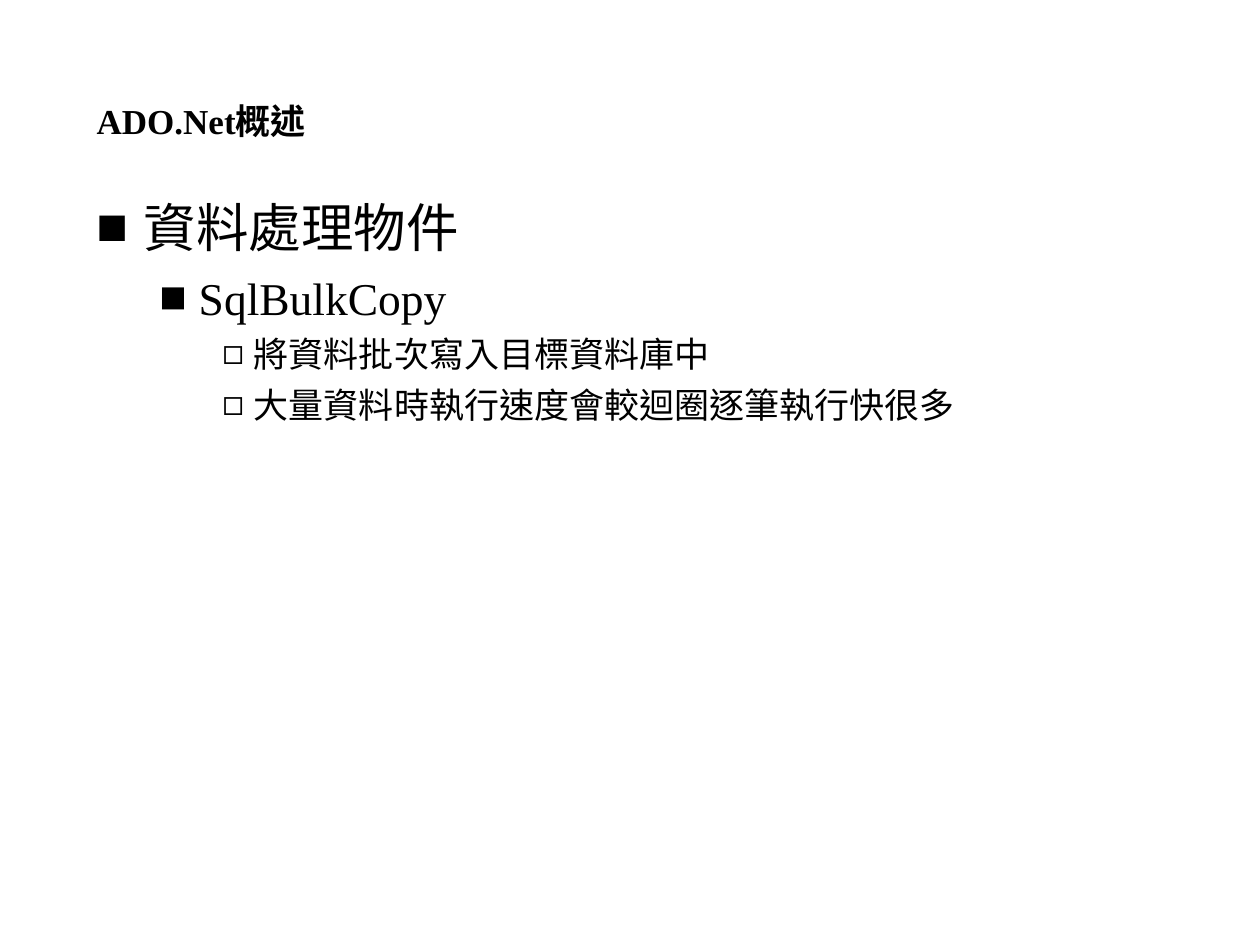
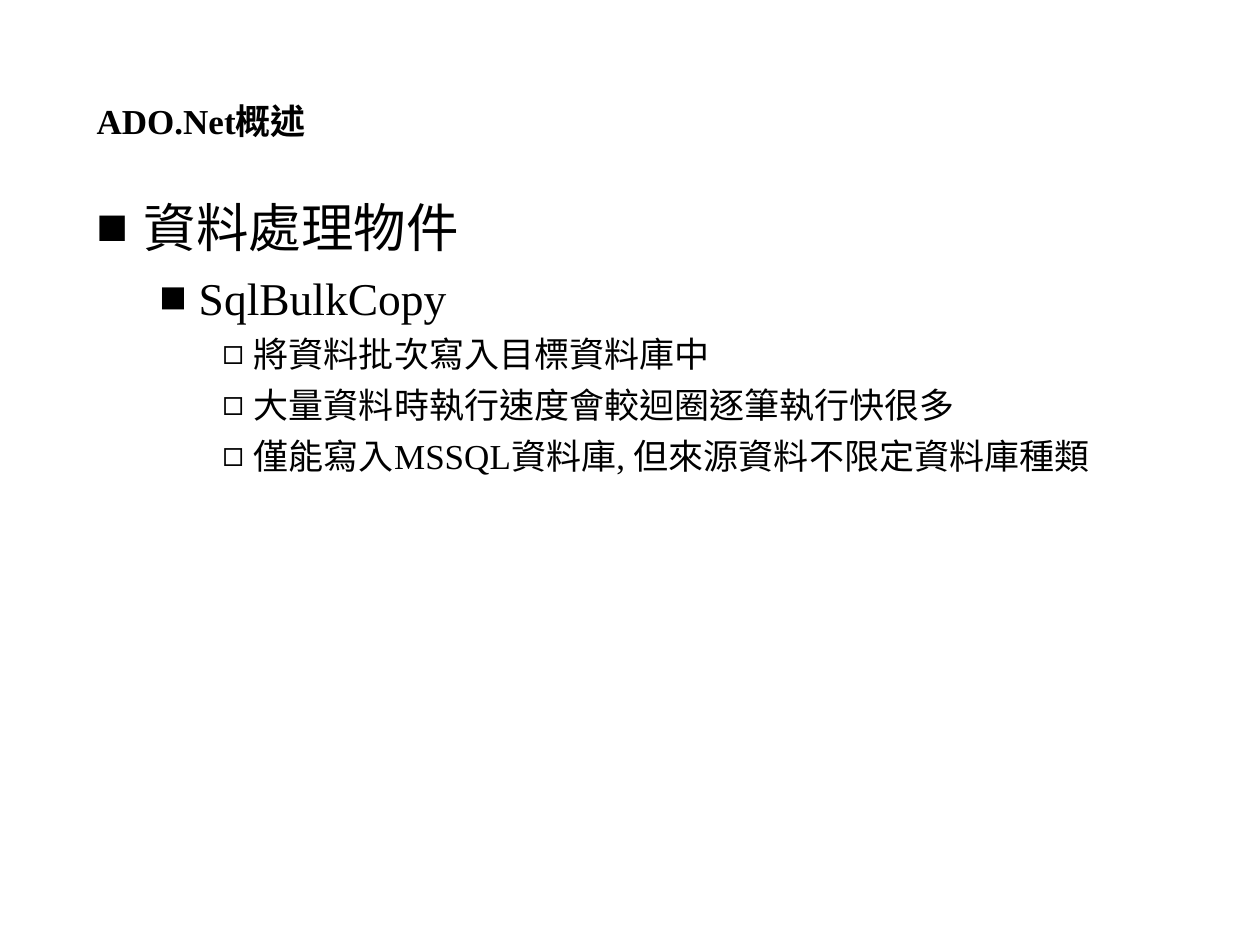
Before and after one commit to YiChiLin/TrainingPackage, a slide deck: slide 19 of 簡報及DB/資料庫程式開發概述.ppt. Drawn at 1260x945 pixels with LibreOffice and Linux fonts; fonts in the diff are those of the drawing; background and template pictures are left out. Boxes give left, top, right and bottom in pixels: in the first picture for what was removed or moved away, otherwise in the second. Text is boxed around its words. In the diff, an @@ line names an element or a change of style, - is before the commit and + after.

Commit message:
modify ppt

```diff
--- a/簡報及DB/資料庫程式開發概述.ppt
+++ b/簡報及DB/資料庫程式開發概述.ppt
@@ text at (254,439,1090,475): paragraph added @@
+    ◻ 僅能寫入MSSQL資料庫, 但來源資料不限定資料庫種類
```
